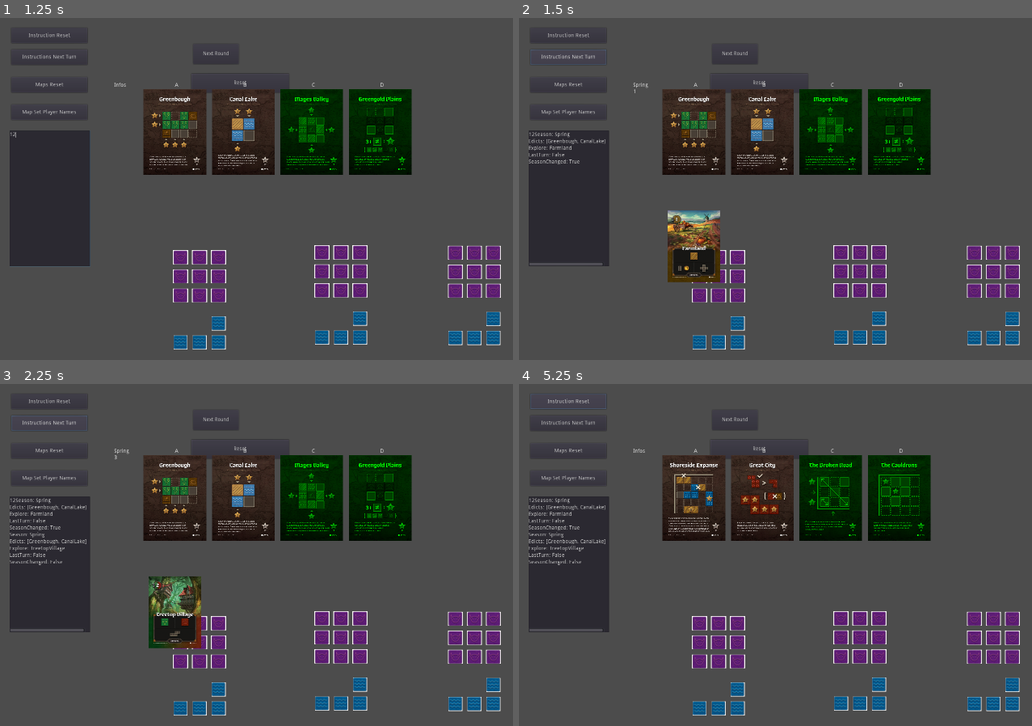
Above: before the commit, frames 1-4 (two rows, left to right).
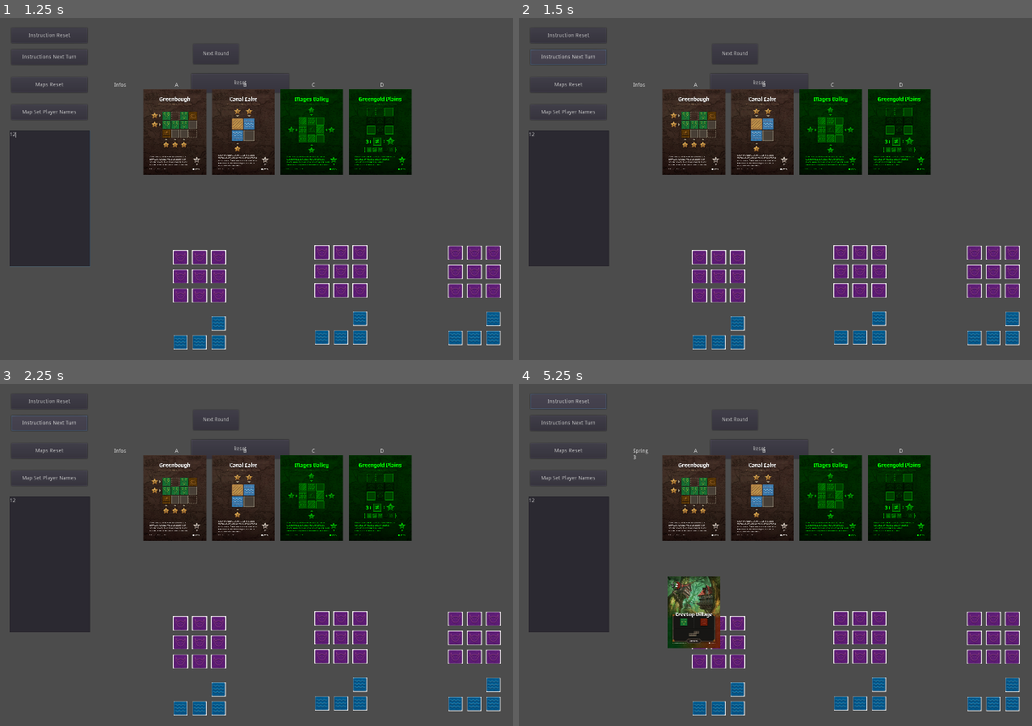
Above: after the commit, the same moments.

Repository: gilde-der-nacht/game-jam-2022
Game: Godot game, scene res://Board.tscn
Two runs of this game, one before a commit and one after it. Both use one fixed random seed, a clock stepped at 60 frames per second and the inputs below.
Inputs (mouse positions are in pixels of both pictures, inside the frame that each line leads up to):
- Up to frame 1 (1.25 s): click (51, 199) at 0.52 s; type "12" at 0.6 s
- Up to frame 2 (1.5 s): click "Instructions Next Turn" at 1.25 s
- Up to frame 3 (2.25 s): click "Instructions Next Turn" at 2 s
- Up to frame 4 (5.25 s): click "Next Round" at 2.75 s; click "Next Round" at 3.5 s; click "Map Set Player Names" at 4.25 s; click "Instruction Reset" at 5 s

Frame 1 is identical in both runs. In frame 2, 2.5% of the frame differs, in the area x 1-40%, y 18-78%; in frame 3, 2.7%; in frame 4, 5.7%, in the area x 1-79%, y 18-78%.
Error after the commit: Parse Error: The identifier "y" isn't declared in the current scope. (res://MapFunctions.gd:47)

Commit message:
MspFunctions: create/fill map

Diff:
--- a/Cartographer/MapFunctions.gd
+++ b/Cartographer/MapFunctions.gd
@@ -34,7 +34,16 @@
 	for row in map:
 		assert(row.size() == dim)
 
-static func neighbours(dim, map, x, y):
+# create square 2d array
+static func create(dim, fill):
+	var map = []
+	for y in range(dim):
+		var row = []
+		for x in range(dim):
+			row.append(fill)
+		map.append(row)
+	return map
+
 	var c = map[y][x]
 	var l = map[y][x - 1] if x > 0 else BO
 	var r = map[y][x + 1] if x < (dim - 1) else BO
@@ -202,6 +211,7 @@
 	return 0
 
 static func test():
+	check(5, create(5, EM))
 	assert(score_greenbough(3, [[WA, WA, FO], [FO, FO, WA], [WA, WA, WA]]) == 5)
 	assert(score_mages_valley(3, [[FA, WA, EM], [WA, MO, FA], [WA, FA , EM]]) == 6)
 	assert(score_the_cauldrons(4, [[EM, WA, WA, EM], [WA, EM, WA, EM], [EM, WA, EM, EM], [EM, EM, EM, EM]]) == 2)
